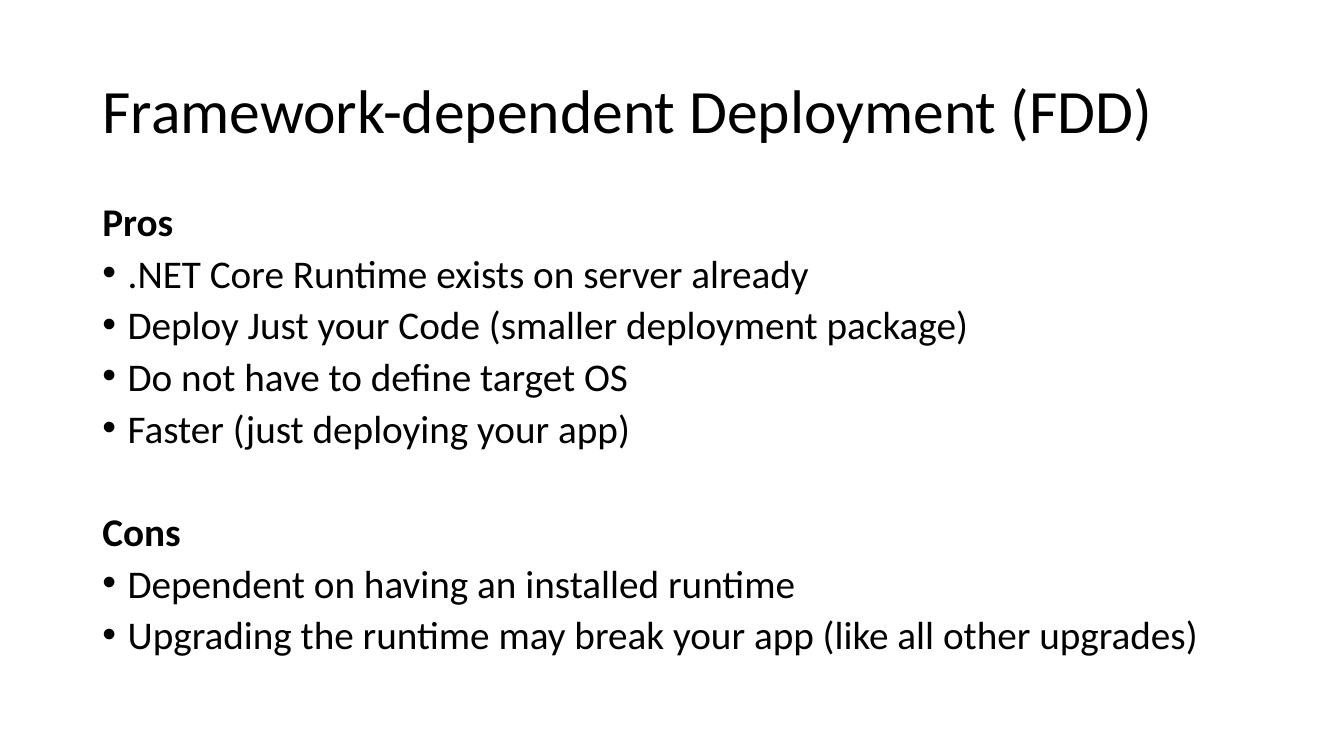
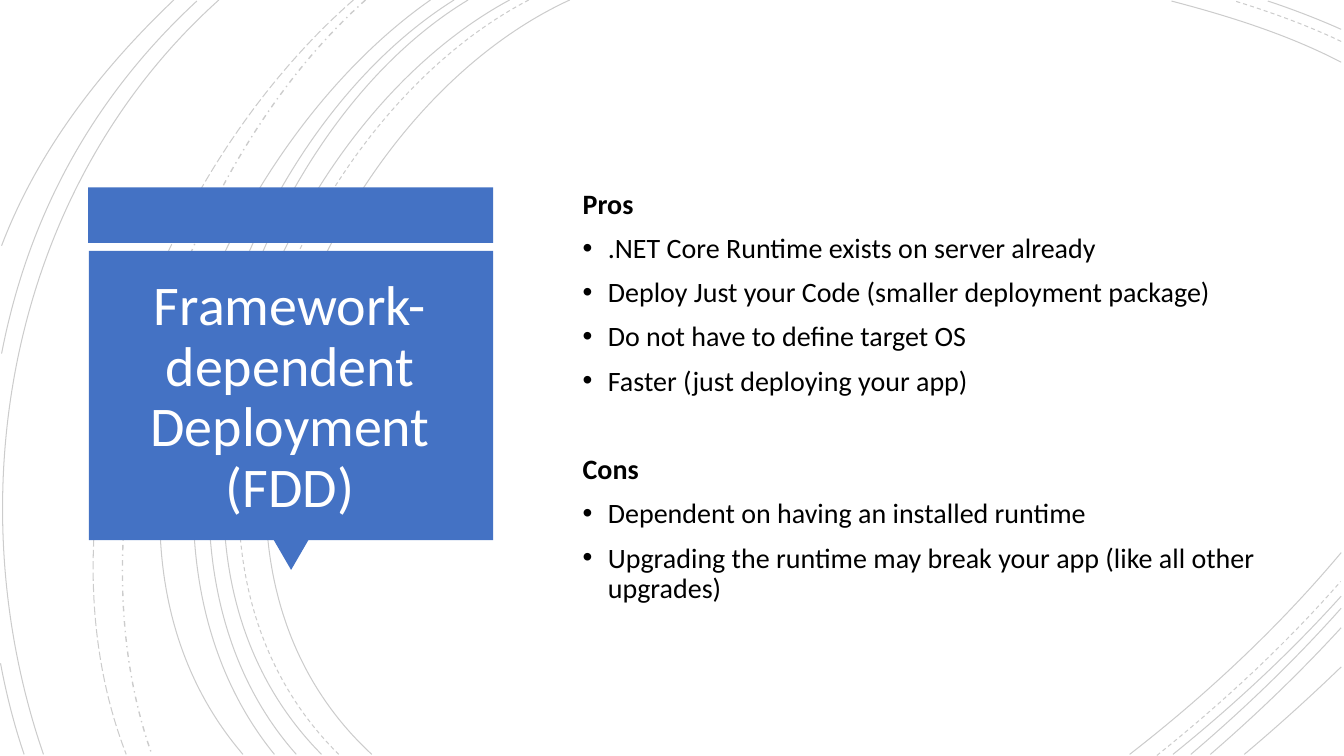
Before and after one commit to isaacrlevin/levin-talks, a slide deck: slide 9 of ASP.NETCoreDeployment/Ship It Good.pptx. Drawn at 1344x756 pixels with LibreOffice and Linux fonts; fonts in the diff are those of the drawing. Boxes give left, top, right and bottom in pixels: in the first picture for what was removed or moved away, otherwise in the second. Text is boxed around its words. In the diff, an @@ line names an element or a change of style, - is before the commit and + after.

```diff
--- a/ASP.NETCoreDeployment/Ship It Good.pptx
+++ b/ASP.NETCoreDeployment/Ship It Good.pptx
@@ group added at bbox=[0, 0, 1342, 756]: 21 freeform shapes @@
@@ rectangle added at bbox=[89, 188, 494, 243], fill #4472C4 @@
@@ text "Pros": place and size @@
-text "Pros" at bbox=[102, 210, 1197, 656]
+text "Pros" at bbox=[583, 195, 1255, 603]
@@ text "Pros" at bbox=[583, 195, 1255, 603]: size 28 to 20 pt; line spacing 0.8 to 0.9; vertical alignment top to middle @@
@@ rectangle added at bbox=[89, 251, 493, 540], fill #4472C4 @@
@@ title "Framework-dependent Deployment (FDD)": place and size @@
-title "Framework-dependent Deployment (FDD)" at bbox=[102, 88, 1151, 143]
+title "Framework-dependent Deployment (FDD)" at bbox=[150, 286, 429, 515]
@@ title "Framework-dependent Deployment (FDD)" at bbox=[150, 286, 429, 515]: size 44 to 40 pt, text colour #000000 to #FFFFFF; alignment left to centre @@
@@ triangle added at bbox=[273, 540, 309, 571], fill #4472C4 @@
```
Also in this commit, not shown: 21 other slides changed, 6 slides added, 1 slide removed, 7 other files.
